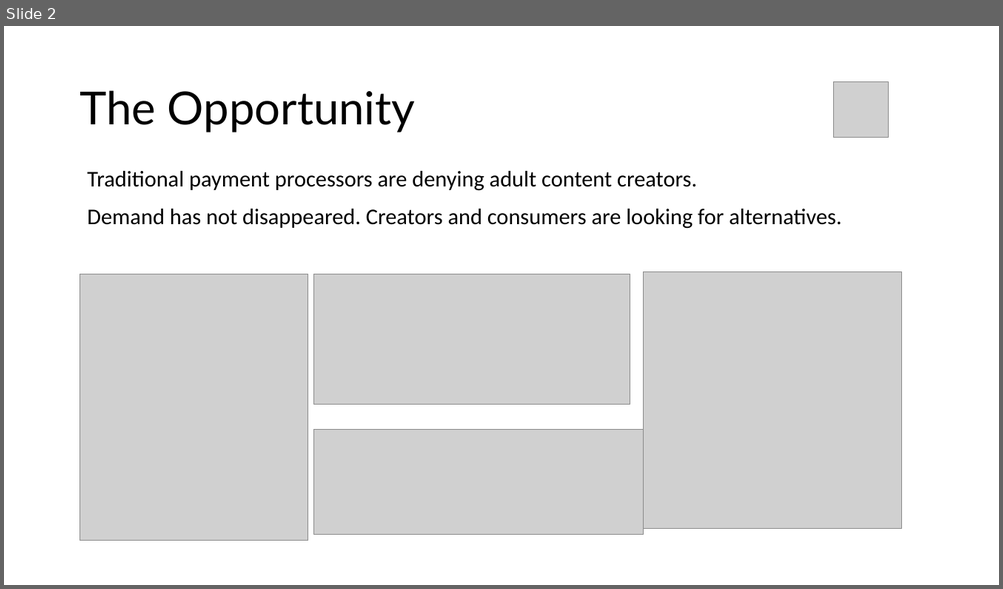
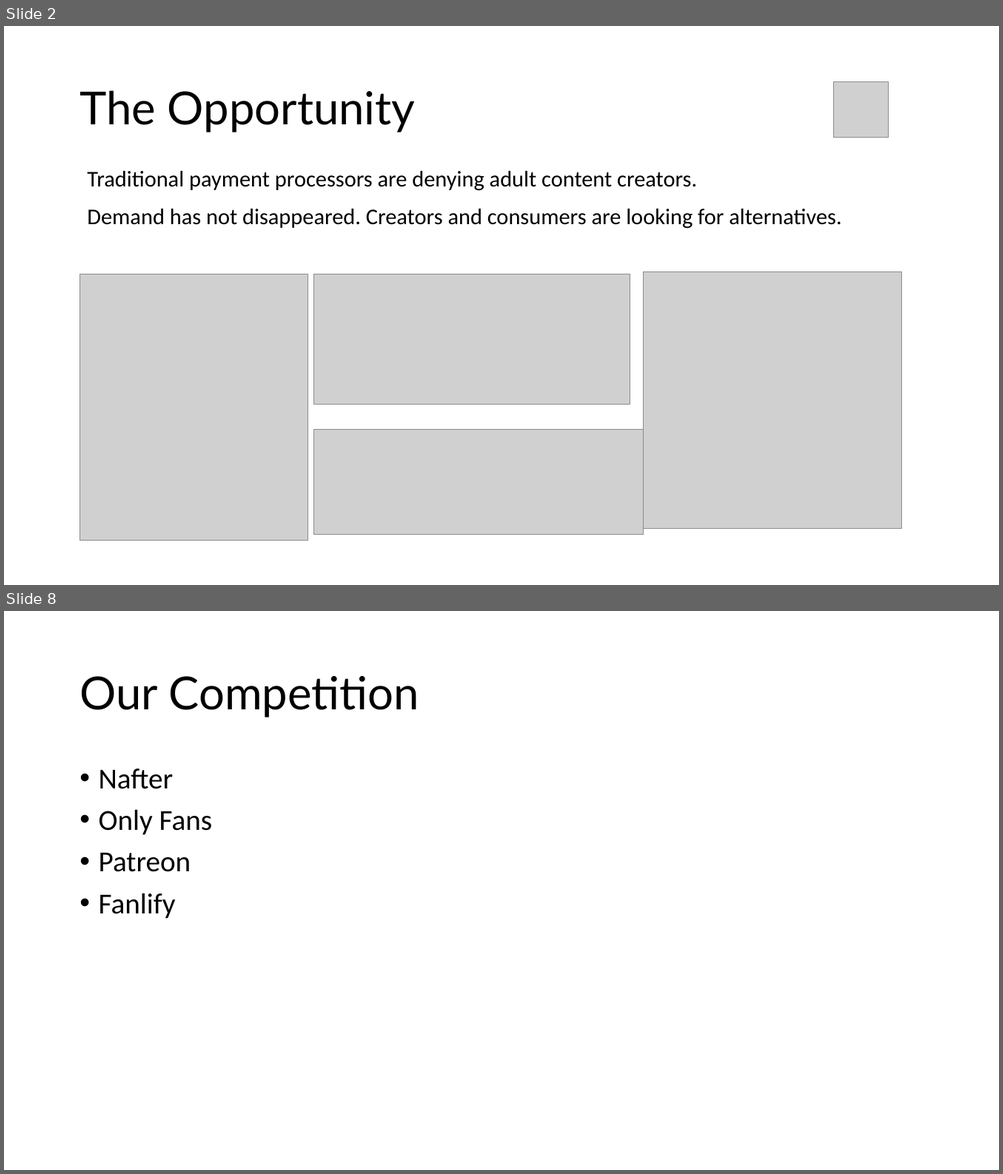
Before and after one commit to own-me/nude-pitch, a slide deck: own-me-pitch.pptx. Shown one above the other, each under a label of ours: slide 2 before the commit, slides 2 and 8 after it; the slides between them are not shown. The pictures are 1003x589 and 1003x1174 pixels, drawn with LibreOffice and Linux fonts; fonts in the diff are those of the drawing; grey boxes stand for pictures. Boxes give left, top, right and bottom in pixels: in the first picture for what was removed or moved away, otherwise in the second. Text is boxed around its words. In the diff, an @@ line names an element or a change of style, - is before the commit and + after.

```diff
--- a/own-me-pitch.pptx
+++ b/own-me-pitch.pptx
@@ slide 8 added at [4,611,999,1170], background #FFFFFF @@
@@ title added at [79,676,419,718], 44 pt, text #000000 @@
+Our Competition
@@ text added at [99,769,213,919], 28 pt, text #000000 @@
+• Nafter
+• Only Fans
+• Patreon
+• Fanlify
```
Also in this commit, not shown: 1 slide changed, 6 other slides added, 1 slide removed, 1 other file.
